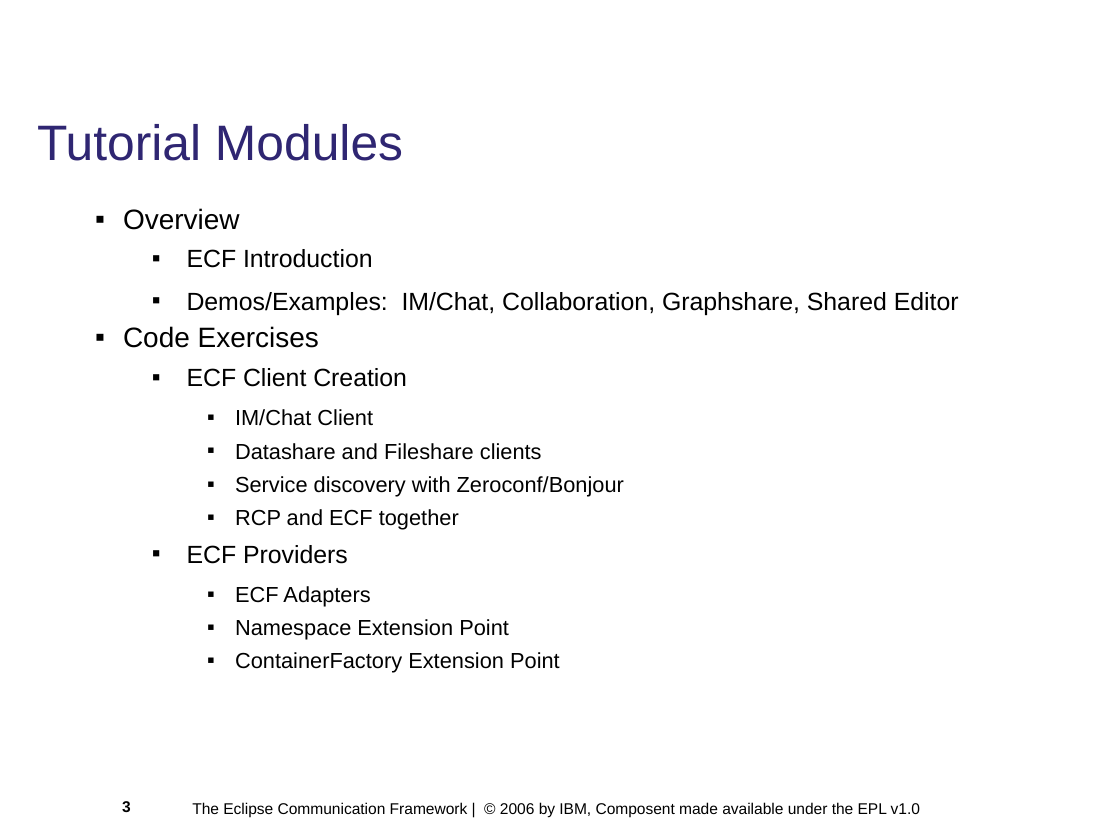
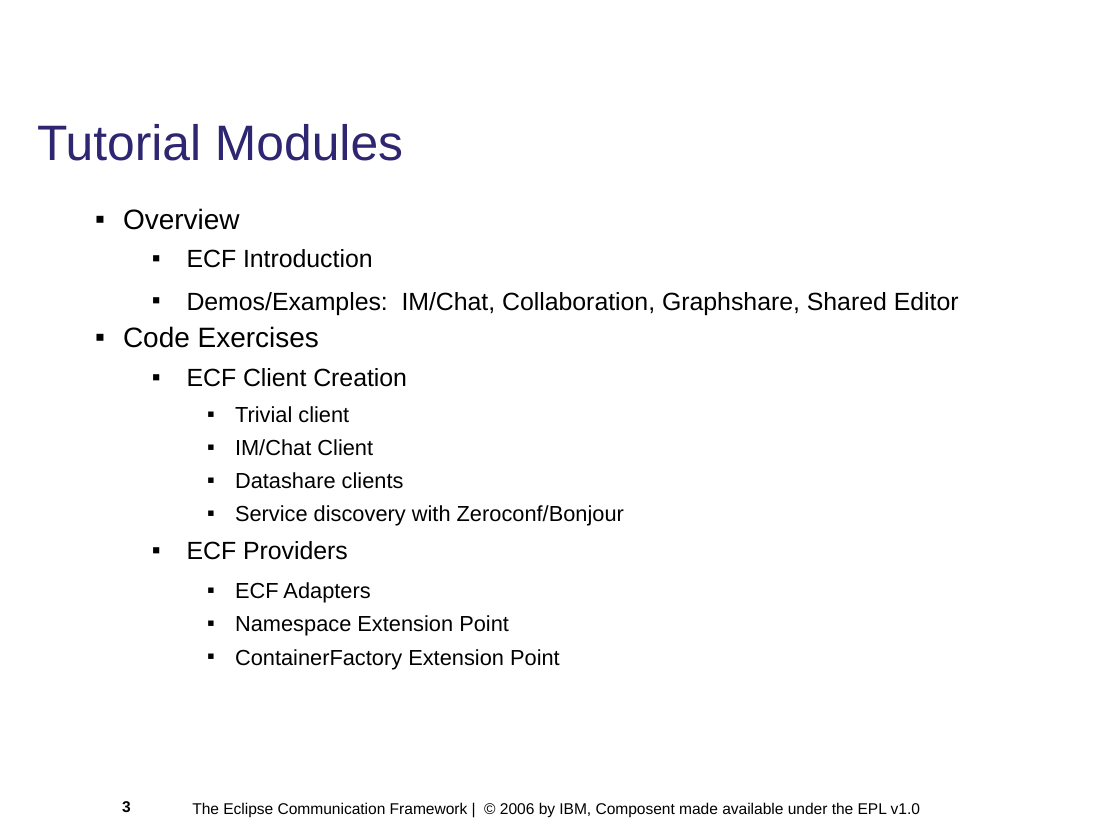
Before and after one commit to eclipse/ecf, a slide deck: slide 3 of doc/tutorials/EclipseCON 2006/module1.odp. Drawn at 1120x840 pixels with LibreOffice and Linux fonts; fonts in the diff are those of the drawing; background and template pictures are left out. Boxes give left, top, right and bottom in pixels: in the first picture for what was removed or moved away, otherwise in the second. Text is boxed around its words. In the diff, an @@ line names an element or a change of style, - is before the commit and + after.

Commit message:
New version of ECF tutorial slides for module1

```diff
--- a/doc/tutorials/EclipseCON 2006/module1.odp
+++ b/doc/tutorials/EclipseCON 2006/module1.odp
@@ text at box(235, 406, 349, 423): paragraph added @@
+    ▪ Trivial client
@@ text at box(235, 472, 404, 489): text changed @@
-    ▪ Datashare and Fileshare clients
+    ▪ Datashare clients
@@ text at box(235, 509, 459, 530): paragraph removed @@
-    ▪ RCP and ECF together
```
Also in this commit, not shown: 4 other slides changed, 8 slides added, 1 other file.
